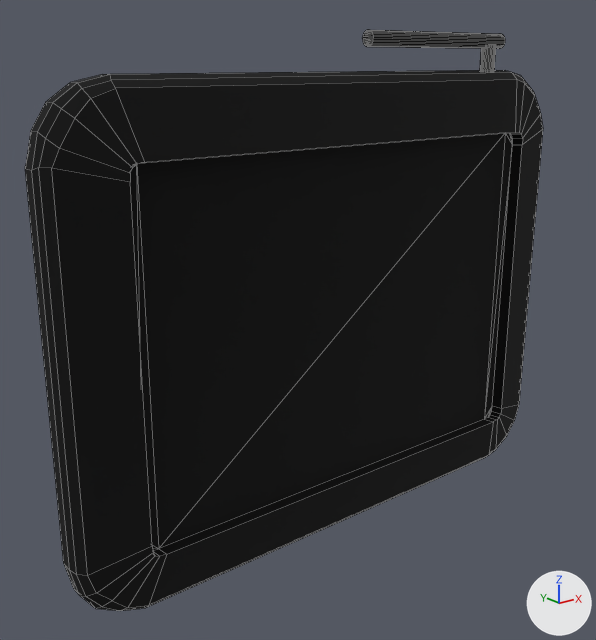
Two versions of the OBJ model models/item/linkingcard.obj, one commit apart.
The view is the same before and after, from a 50 mm camera at (0.116, -0.966, 0.849) aimed at (0.482, -0.508, 0.666). Arrows for +X, +Y and +Z are at lower right; the lights stay in place. Mesh edges are drawn as thin lines. Where no turn or scale is listed for an object, it has been applied to the vertices.
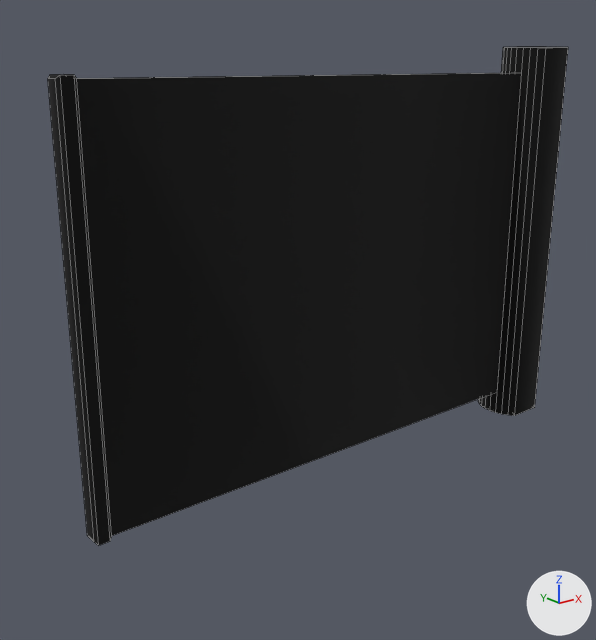
Boxes [x1, y1, x2, y2] around the edits, measured in the pictures (596 x 640 px):
```json
{"object": "Cylinder", "change": "reshaped", "before": [25, 30, 543, 611], "after": [48, 47, 568, 545], "on screen": "14% shorter"}
{"part": 1, "of": "me_cylinder", "change": "rebuilt", "before": [25, 70, 543, 611], "after": [48, 73, 521, 545], "on screen": "9% narrower, 13% shorter"}
{"part": 2, "of": "me_cylinder", "change": "added", "after": [478, 47, 568, 416], "on screen": "black"}
{"part": 3, "of": "me_cylinder", "change": "deleted", "before": [480, 45, 496, 71]}
{"part": 4, "of": "me_cylinder", "change": "deleted", "before": [362, 30, 505, 49], "on screen": "black"}
```

Edits to the scene script, one JSON object a line:
```json
{"block": "me_cylinder", "where": "# used by ob_cylinder; location = (0.0, 0.0, 0.0)"}
{"op": "remove", "block": "me_cylinder", "code": "me_cylinder.from_pydata(...)  # 288 vertices, 302 faces; spans x 0.283..0.727, y -0.549..-0.51, z 0.497..0.87"}
{"op": "add", "block": "me_cylinder", "code": "me_cylinder.from_pydata(...)  # 58 vertices, 73 faces; spans x 0.3..0.744, y -0.546..-0.504, z 0.54..0.86"}
{"block": "me_cylinder", "change": "me_cylinder part 1: the loose piece of 160 vertices spanning x 0.283..0.727, y -0.549..-0.51, z 0.497..0.842 is rebuilt with 20 vertices and now spans x 0.3..0.697, y -0.532..-0.518, z 0.558..0.842"}
{"block": "me_cylinder", "change": "me_cylinder part 2: a new loose piece of 38 vertices spanning x 0.696..0.744, y -0.546..-0.504, z 0.54..0.86, in mat_none (picture img_linkingcard)"}
{"block": "me_cylinder", "change": "me_cylinder part 3: the loose piece of 64 vertices spanning x 0.654..0.666, y -0.531..-0.519, z 0.841..0.861 is deleted"}
{"block": "me_cylinder", "change": "me_cylinder part 4: the loose piece of 64 vertices spanning x 0.53..0.673, y -0.531..-0.519, z 0.859..0.87 is deleted"}
```
